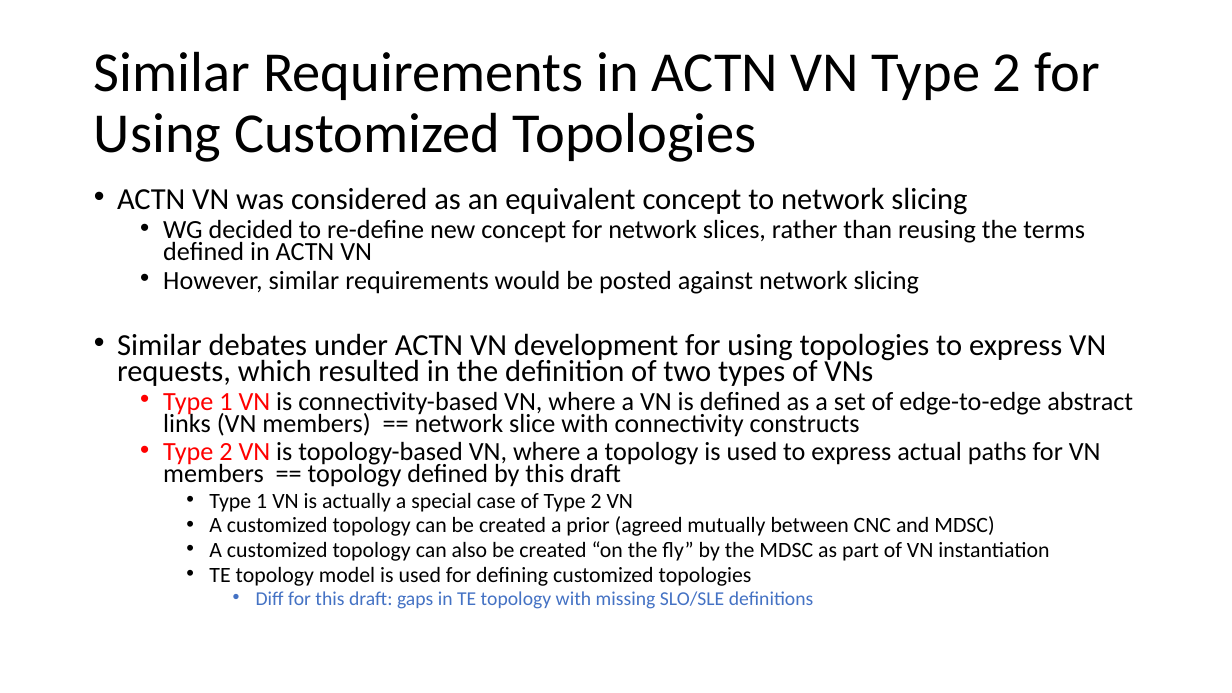
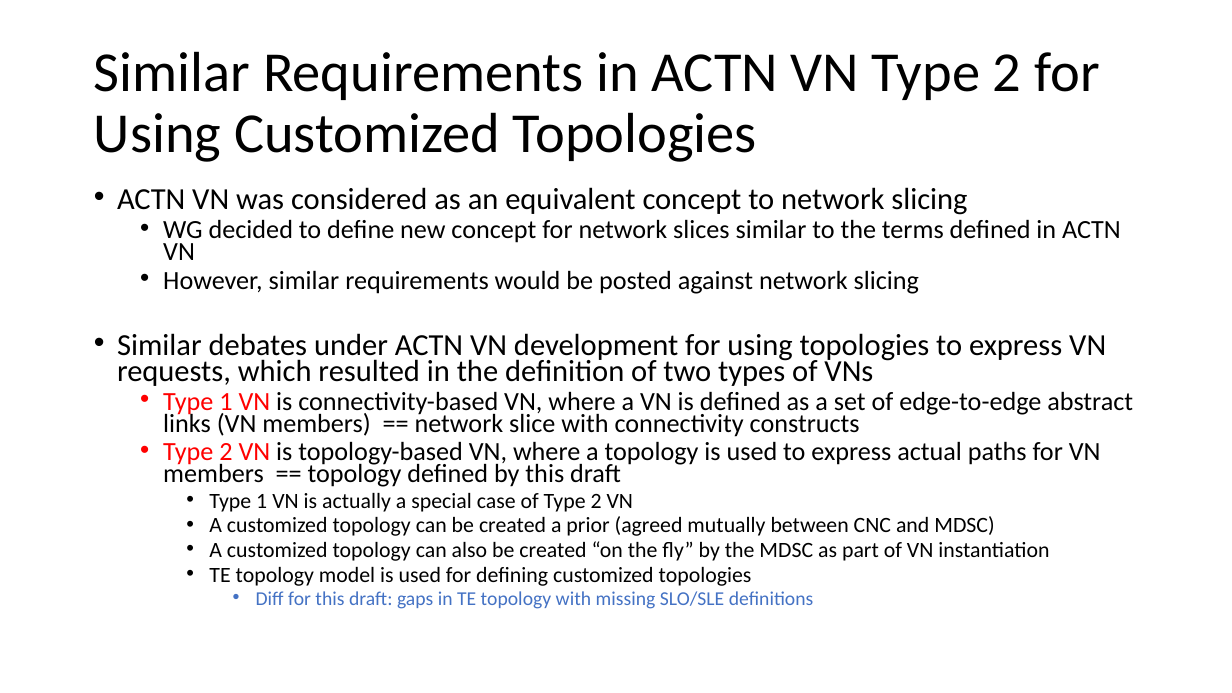
Before and after one commit to IETF-TEAS-WG/network-slice-topology, a slide deck: slide 3 of meeting-materials/draft-liu-teas-transport-network-slice-yang-07-ietf-118.pptx. Drawn at 1232x693 pixels with LibreOffice and Linux fonts; fonts in the diff are those of the drawing. Boxes give left, top, right and bottom in pixels: in the first picture for what was removed or moved away, otherwise in the second. Text is boxed around its words. In the diff, an @@ line names an element or a change of style, - is before the commit and + after.

```diff
--- a/meeting-materials/draft-liu-teas-transport-network-slice-yang-07-ietf-118.pptx
+++ b/meeting-materials/draft-liu-teas-transport-network-slice-yang-07-ietf-118.pptx
@@ text at bbox=[163, 219, 1121, 260]: text changed @@
-  • WG decided to re-define new concept for network slices, rather than reusing the terms defined in ACTN VN
+  • WG decided to define new concept for network slices similar to the terms defined in ACTN VN
```
Also in this commit, not shown: 3 other slides changed.
